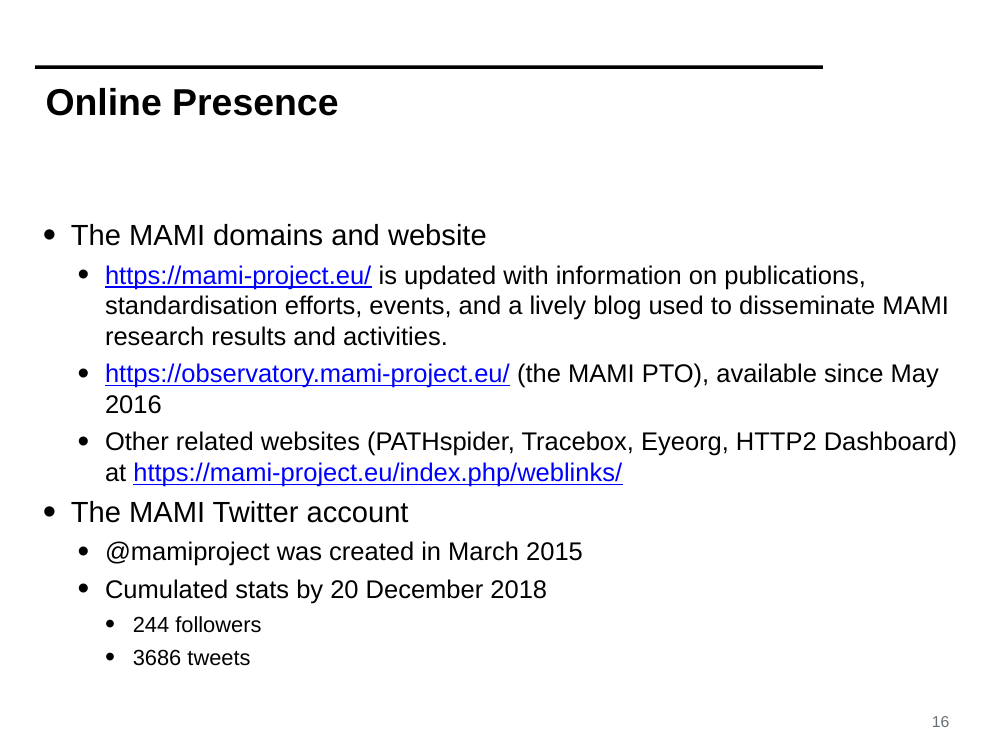
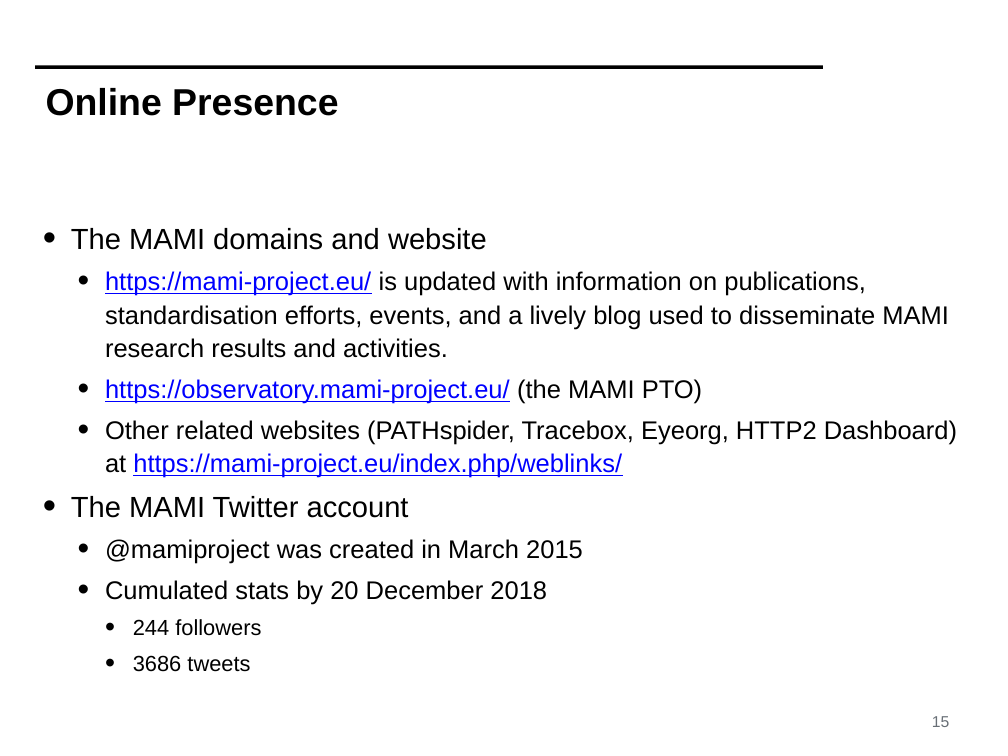
Before and after one commit to mami-project/roadshows, a slide deck: slide 15 of review3-brussels/WP4-ReviewFinal.pptx (slide 16 before the commit). Drawn at 1008x756 pixels with LibreOffice and Linux fonts; fonts in the diff are those of the drawing; background and template pictures are left out. Boxes give left, top, right and bottom in pixels: in the first picture for what was removed or moved away, otherwise in the second. Text is boxed around its words. In the diff, an @@ line names an element or a change of style, - is before the commit and + after.

```diff
--- a/review3-brussels/WP4-ReviewFinal.pptx
+++ b/review3-brussels/WP4-ReviewFinal.pptx
@@ text at (71, 228, 957, 672): line spacing 1 to 1.1 @@
@@ text at (105, 379, 702, 403): text changed @@
-  • https://observatory.mami-project.eu/ (the MAMI PTO), available since May 2016
+  • https://observatory.mami-project.eu/ (the MAMI PTO)
@@ page number at (932, 716, 949, 727): text changed @@
-16
+15
```
Also in this commit, not shown: 7 other slides changed.
